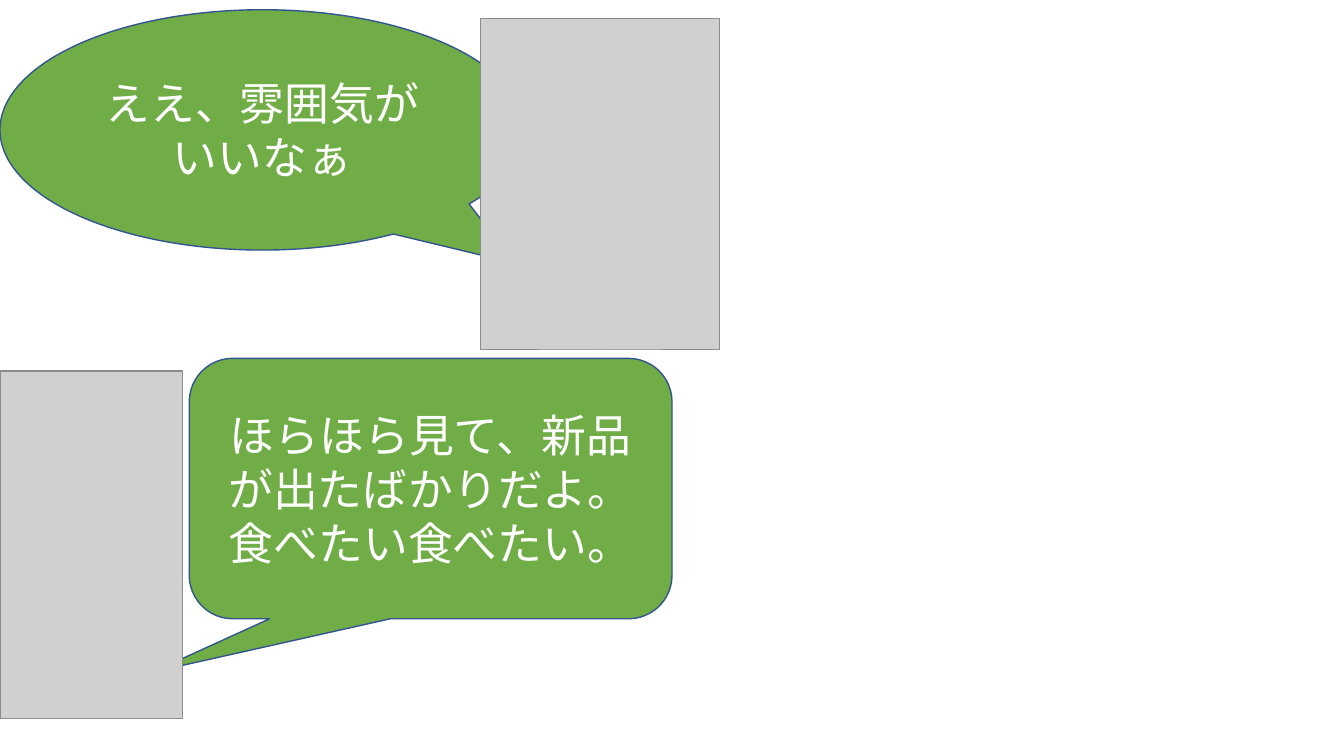
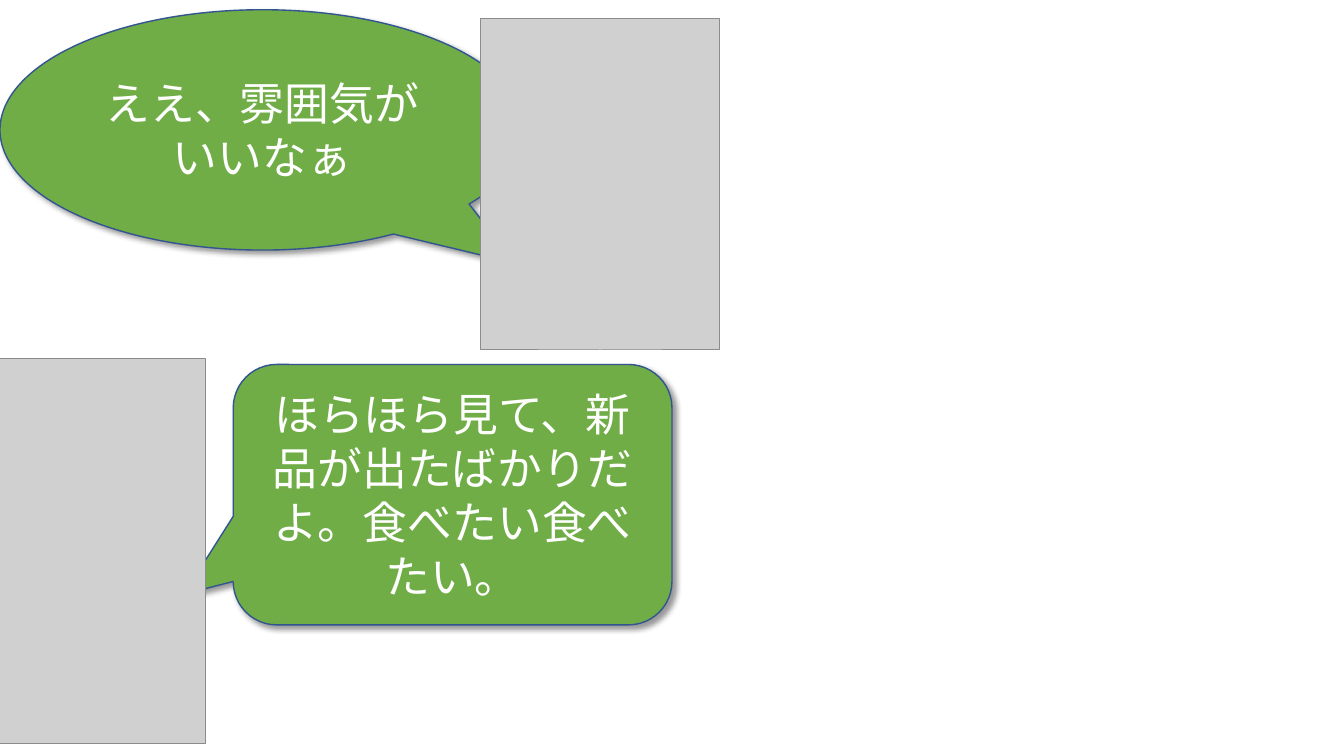
Before and after one commit to phuchung97/phuchung97.github.io, a slide deck: slide 22 of design/story.pptx. Drawn at 1344x756 pixels with LibreOffice and Linux fonts; fonts in the diff are those of the drawing; grey boxes stand for pictures; background and template pictures are left out. Boxes give left, top, right and bottom in pixels: in the first picture for what was removed or moved away, otherwise in the second. Text is boxed around its words. In the diff, an @@ line names an element or a change of style, - is before the commit and + after.

```diff
--- a/design/story.pptx
+++ b/design/story.pptx
@@ speech bubble "ええ、雰囲気がいいなぁ" at (0, 10, 525, 250): shadow on @@
@@ picture: place and size @@
-picture at (0, 371, 182, 719)
+picture at (0, 359, 206, 744)
@@ rounded speech box "ほらほら見て、新品が出たばかりだよ。食べたい食べたい。": place and size @@
-rounded speech box "ほらほら見て、新品が出たばかりだよ。食べたい食べたい。" at (190, 359, 673, 619)
+rounded speech box "ほらほら見て、新品が出たばかりだよ。食べたい食べたい。" at (233, 365, 671, 625)
@@ rounded speech box "ほらほら見て、新品が出たばかりだよ。食べたい食べたい。" at (233, 365, 671, 625): shadow on; proportions changed @@
```
Also in this commit, not shown: 18 other slides changed, 49 other files.
